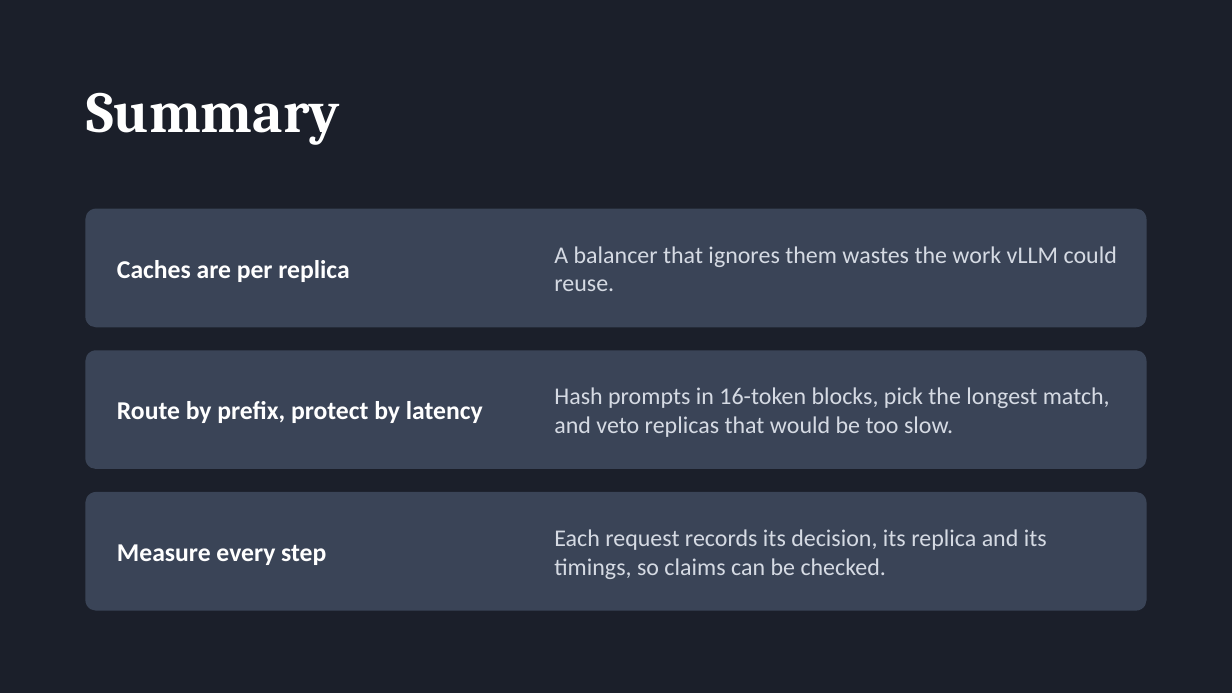
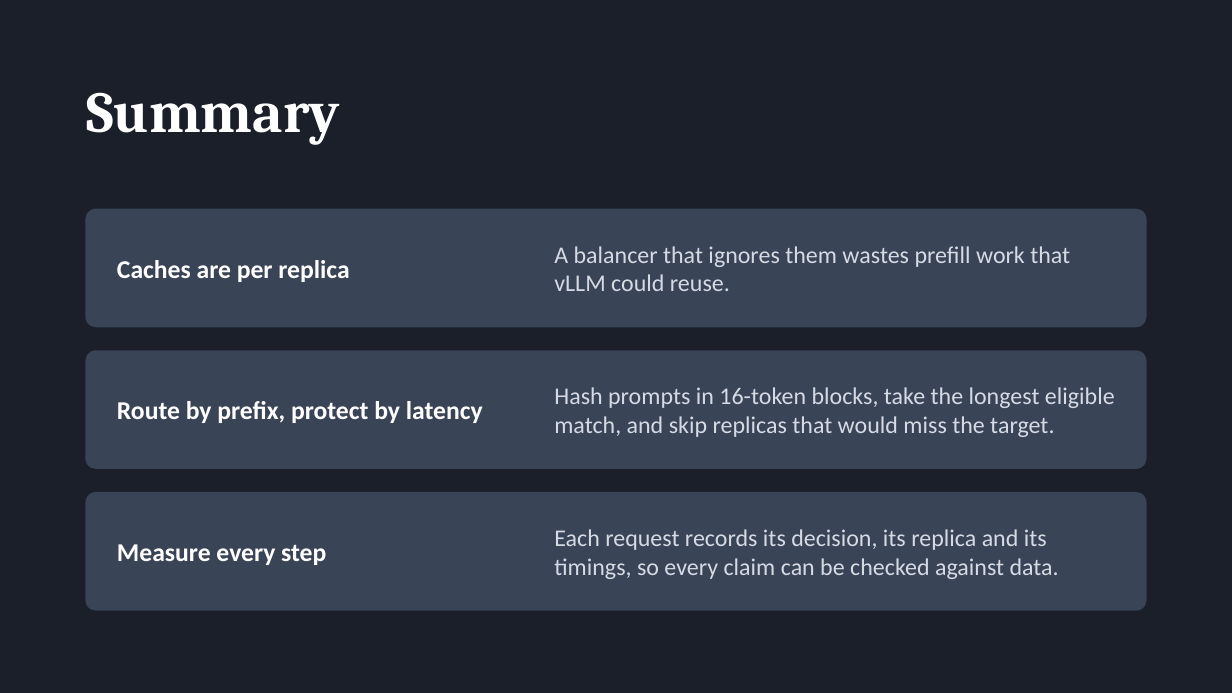
Before and after one commit to Akshataram/distrouter, a slide deck: slide 17 of docs/presentation/SwiftServe_Presentation.pptx (slide 13 before the commit). Drawn at 1232x693 pixels with LibreOffice and Linux fonts; fonts in the diff are those of the drawing. Boxes give left, top, right and bottom in pixels: in the first picture for what was removed or moved away, otherwise in the second. Text is boxed around its words. In the diff, an @@ line names an element or a change of style, - is before the commit and + after.

```diff
--- a/docs/presentation/SwiftServe_Presentation.pptx
+++ b/docs/presentation/SwiftServe_Presentation.pptx
@@ text at [554, 246, 1070, 291]: text changed @@
-A balancer that ignores them wastes the work vLLM could reuse.
+A balancer that ignores them wastes prefill work that vLLM could reuse.
@@ text at [554, 387, 1115, 437]: text changed @@
-Hash prompts in 16-token blocks, pick the longest match, and veto replicas that would be too slow.
+Hash prompts in 16-token blocks, take the longest eligible match, and skip replicas that would miss the target.
@@ text at [554, 529, 1059, 579]: text changed @@
-Each request records its decision, its replica and its timings, so claims can be checked.
+Each request records its decision, its replica and its timings, so every claim can be checked against data.
```
Also in this commit, not shown: 10 other slides changed, 5 slides added, 1 slide removed, 4 other files.
